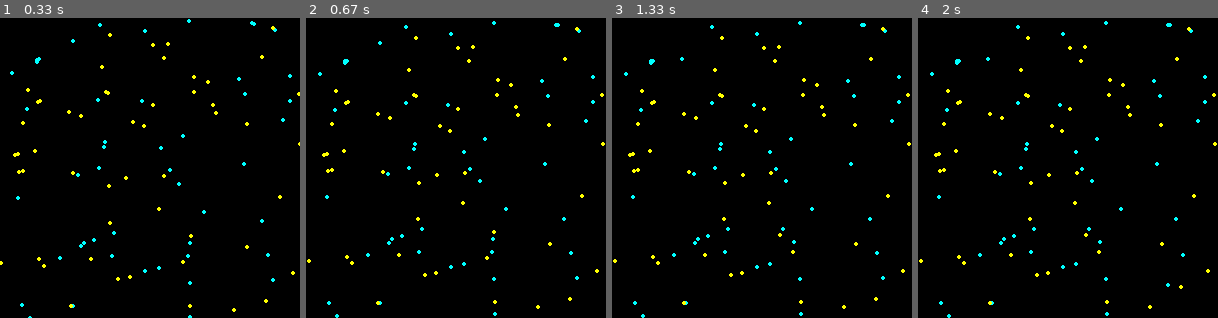
Above: before the commit, frames 1-4 (left to right).
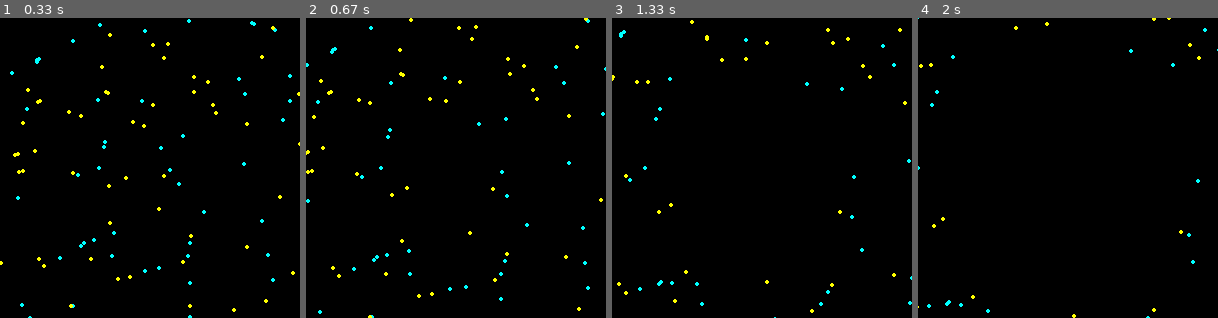
Above: after the commit, the same moments.

Repository: Nikhil-Singla/the-dev-dossier
Game: pygame game, started from game_dev/lifeSystemProgramming.py
Two runs of this game, one before a commit and one after it. Both use one fixed random seed, a clock stepped at 60 frames per second and the inputs below.
Inputs (mouse positions are in pixels of both pictures, inside the frame that each line leads up to):
- Up to frame 1 (0.33 s): no input
- Up to frame 2 (0.67 s): tap C at 0.33 s
- Up to frame 3 (1.33 s): click (792, 234) at 0.72 s; click (684, 57) at 1.05 s
- Up to frame 4 (2 s): press the mouse at (990, 57) at 1.37 s; move the mouse to (1086, 168) at 1.47 s; release the mouse at (1182, 282) at 1.6 s; click (1146, 216) at 1.75 s

Frame 1 is identical in both runs. In frame 2, 2.4% of the frame differs, in the area x 0-100%, y 0-100%; in frame 3, 2.0%; in frame 4, 1.7%.

Commit message:
Automated Centralize, Error in Gravity

Diff:
--- a/game_dev/lifeSystemProgramming.py
+++ b/game_dev/lifeSystemProgramming.py
@@ -63,8 +63,8 @@
         ## In Vector Theory, Finding v / |v| and then using this unit vector and adding it to base one.
         if diff > 0:
         ## Attraction Force with gravity when g > 0
-            self.x -= diff*dx*g
-            self.y -= diff*dy*g
+            self.x += diff*dx*g
+            self.y += diff*dy*g
         ## Repulsion Force with gravity when g < 0
 
     def centralize(self):
@@ -103,6 +103,7 @@
         for j in range(len(list)):
             list[i].push(list[j].coords, max(length, breadth), g)
 
+keyC = False
 moveFunc = False
 gameState = True        ## Game Running
 screen.fill(background) ## Have our initial background on the screen
@@ -123,9 +124,7 @@
             if event.key == pygame.K_s: ## If Key is "S"
                 moveFunc = not moveFunc             ## Start the move function simulation
             if event.key == pygame.K_c:
-                screen.fill(background)
-                for p in list_P:
-                    p.centralize()
+                keyC = not keyC
 
         elif event.type == pygame.MOUSEBUTTONUP:    ## IF clicked
             pos = pygame.mouse.get_pos()            ## Get mouse position
@@ -143,6 +142,12 @@
             screen.fill(background)
             for particle in list_P:
                 pygame.draw.circle(screen, particle.col, (particle.x, particle.y), sizeCircle) ## Drawing board of particles per frame
+    elif keyC == True:
+        if(runTimer.run(60)):
+            screen.fill(background)
+            for particle in list_P:
+                particle.centralize()
+                pygame.draw.circle(screen, particle.col, (particle.x, particle.y), sizeCircle) ## Drawing board of particles per frame
     else:
         for particle in list_P:
             pygame.draw.circle(screen, particle.col, (particle.x, particle.y), sizeCircle) ## Drawing board of particles per frame
